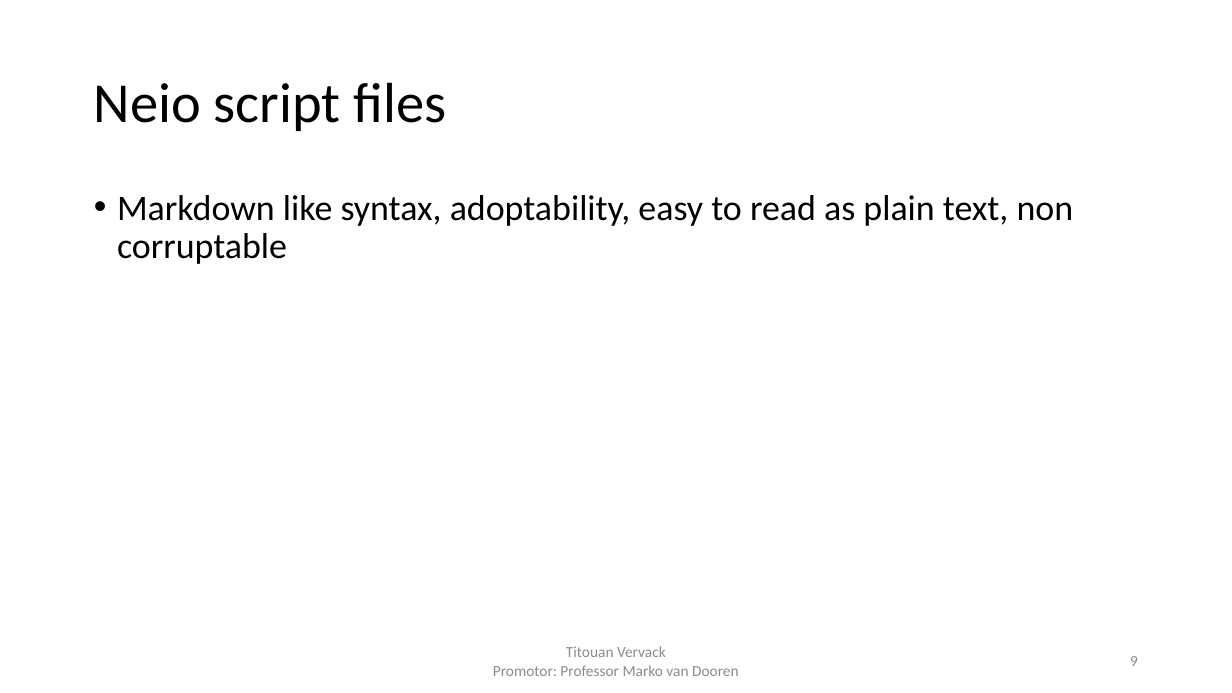
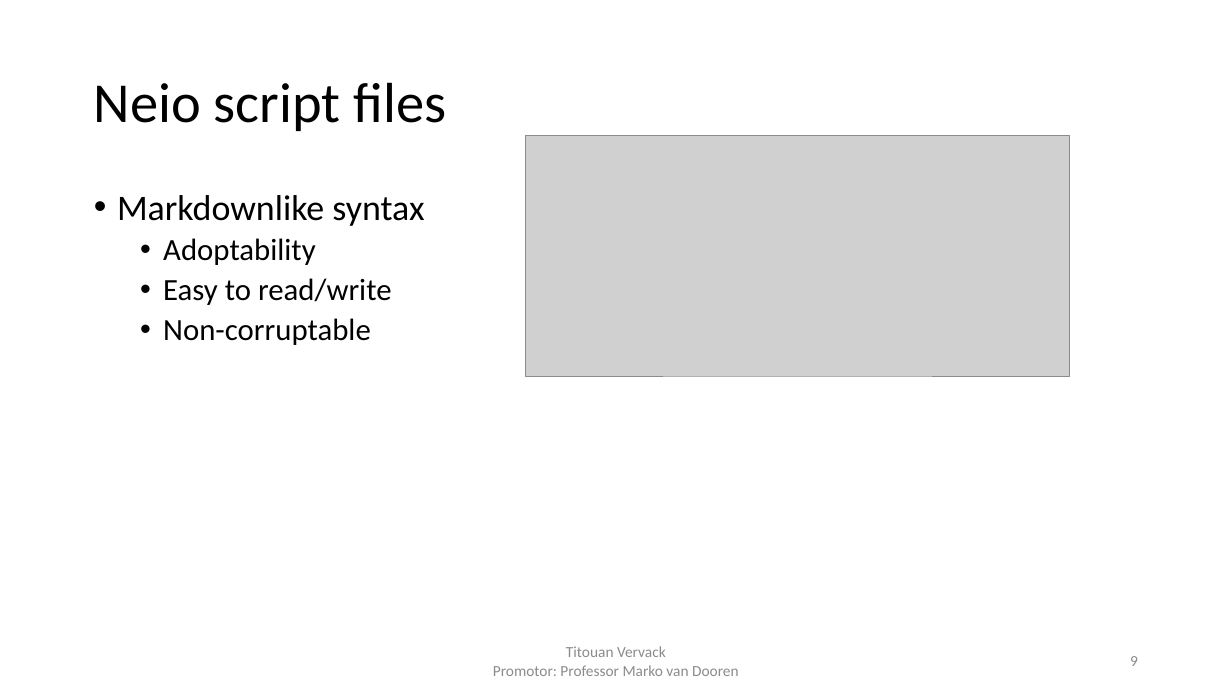
Before and after one commit to FlashYoshi/neio, a slide deck: slide 9 of Intermediate Presentation.pptx. Drawn at 1232x693 pixels with LibreOffice and Linux fonts; fonts in the diff are those of the drawing; grey boxes stand for pictures. Boxes give left, top, right and bottom in pixels: in the first picture for what was removed or moved away, otherwise in the second. Text is boxed around its words. In the diff, an @@ line names an element or a change of style, - is before the commit and + after.

```diff
--- a/Intermediate Presentation.pptx
+++ b/Intermediate Presentation.pptx
@@ picture added at (526, 136, 1070, 376) @@
@@ text at (117, 195, 424, 345): text changed; size 28 to 24 pt @@
-• Markdown like syntax, adoptability, easy to read as plain text, non corruptable
+• Markdownlike syntax
+  • Adoptability
+  • Easy to read/write
+  • Non-corruptable
```
Also in this commit, not shown: 18 other slides changed, 1 slide added, 21 other files.
